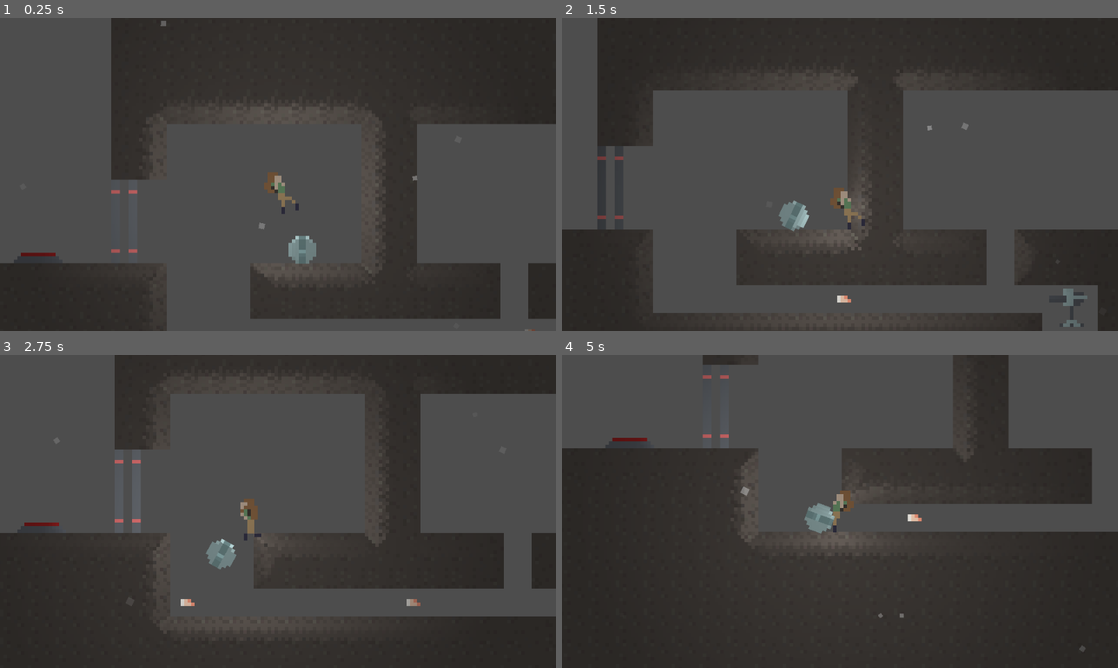
Above: before the commit, frames 1-4 (two rows, left to right).
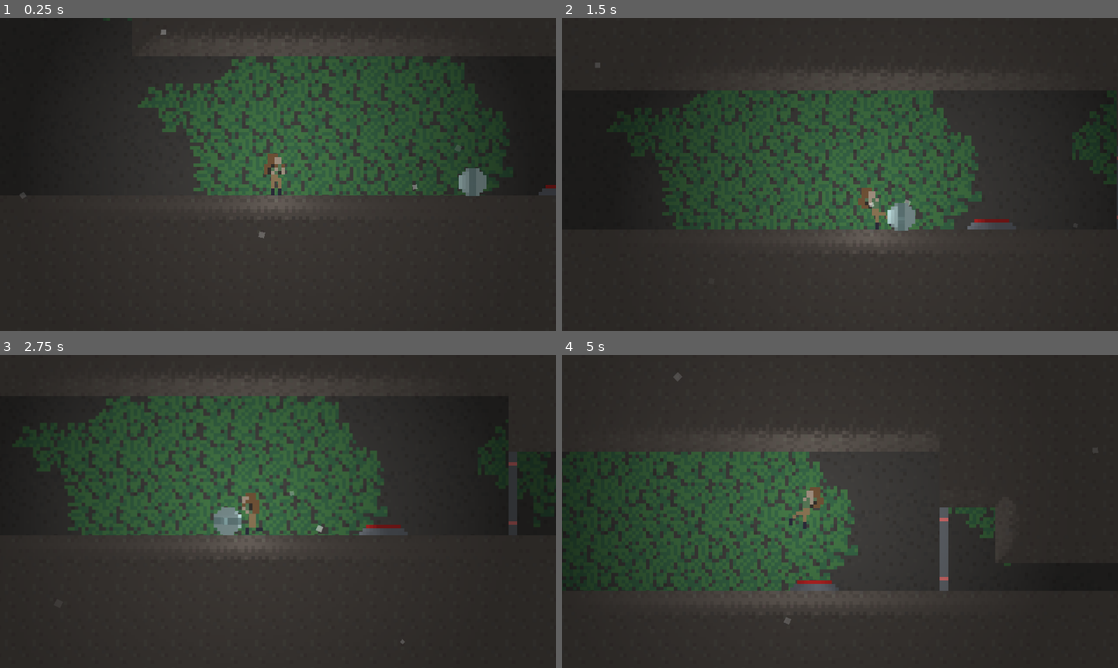
Above: after the commit, the same moments.

Repository: EpicBettaFish/trijam314
Game: Godot game, scene res://scenes/Main.tscn
The game is run twice, just before and just after one commit, with the same random seed, the same clock (stepped at 60 frames per second) and the same inputs. Sound files missing from this copy of the repository are replaced by a short silence.
Inputs:
- Up to frame 1 (0.25 s): no input
- Up to frame 2 (1.5 s): hold D (right) from 0.53 s (still down); tap Up (jump) at 0.77 s
- Up to frame 3 (2.75 s): tap Up (jump) at 1.52 s; release D (right) at 2.03 s; hold Left (left) from 2.03 s (still down)
- Up to frame 4 (5 s): release Left (left) at 2.78 s; hold D (right) 2.78-4.28 s; tap Up (jump) at 3.02, 3.77, 4.52 s; hold Left (left) from 4.28 s (still down)

The runs differ from the first frame. In frame 1, 57% of the frame differs, in the area x 0-100%, y 0-100%; in frame 2, 52%; in frame 3, 46%; in frame 4, 43%.

Commit message:
checkpoints and shit

Diff:
--- a/project.godot
+++ b/project.godot
@@ -29,6 +29,7 @@
 
 canPushButton=""
 player=""
+savesAtCheckpoints=""
 
 [input]
 
--- a/scenes/Main.tscn
+++ b/scenes/Main.tscn
@@ -1,5 +1,6 @@
-[gd_scene load_steps=27 format=4 uid="uid://cqqe16565b8em"]
-
+[gd_scene load_steps=30 format=4 uid="uid://cqqe16565b8em"]
+
+[ext_resource type="Script" uid="uid://cbvx2rat61pxa" path="res://scripts/main.gd" id="1_3p2gp"]
 [ext_resource type="Texture2D" uid="uid://cldpsq0c3g8ph" path="res://assets/sprites/tile.png" id="1_c01mt"]
 [ext_resource type="Texture2D" uid="uid://cjxtjyfuyma33" path="res://assets/sprites/tile_norm.png" id="2_nxtc6"]
 [ext_resource type="Texture2D" uid="uid://wbkve0vtr2vg" path="res://assets/sprites/background_tiles.png" id="3_jlsqs"]
@@ -9,11 +10,12 @@
 [ext_resource type="PackedScene" uid="uid://b3yg5jhjt01ub" path="res://scenes/button.tscn" id="7_nxtc6"]
 [ext_resource type="PackedScene" uid="uid://d34xe0oeosk1b" path="res://scenes/door.tscn" id="8_q8u5g"]
 [ext_resource type="PackedScene" uid="uid://cp41fugu1ykmr" path="res://scenes/cube.tscn" id="9_lhr70"]
-[ext_resource type="PackedScene" path="res://scenes/lever.tscn" id="10_lhr70"]
-[ext_resource type="PackedScene" path="res://scenes/turret.tscn" id="11_bjd11"]
+[ext_resource type="PackedScene" uid="uid://3apyyh41b6fh" path="res://scenes/lever.tscn" id="10_lhr70"]
+[ext_resource type="PackedScene" uid="uid://dd5yne12iuins" path="res://scenes/turret.tscn" id="11_bjd11"]
 [ext_resource type="PackedScene" uid="uid://deq7l2538xmmt" path="res://scenes/menu.tscn" id="11_wp0k4"]
 [ext_resource type="PackedScene" uid="uid://co2uejkkf3y16" path="res://scenes/bridgeProjector.tscn" id="12_qmy6f"]
 [ext_resource type="PackedScene" uid="uid://b0fcdj6addc4j" path="res://scenes/brokenButton.tscn" id="13_mwfav"]
+[ext_resource type="Script" uid="uid://dtewd51r4jkef" path="res://scripts/checkpoint.gd" id="16_cvmbd"]
 
 [sub_resource type="TileSetAtlasSource" id="TileSetAtlasSource_mryrf"]
 texture = ExtResource("3_jlsqs")
@@ -474,7 +476,10 @@
 [sub_resource type="RectangleShape2D" id="RectangleShape2D_3p2gp"]
 size = Vector2(13, 36)
 
+[sub_resource type="RectangleShape2D" id="RectangleShape2D_cvmbd"]
+
 [node name="BaseScene2" type="Node2D"]
+script = ExtResource("1_3p2gp")
 
 [node name="Background Parallax" type="Parallax2D" parent="."]
 scroll_scale = Vector2(0.7, 0.7)
@@ -518,7 +523,7 @@
 tile_set = SubResource("TileSet_pmxr0")
 
 [node name="Player" parent="." instance=ExtResource("6_wp0k4")]
-position = Vector2(1487, 27)
+position = Vector2(-31, 9)
 
 [node name="TEST LIGHT KILL LATER" type="PointLight2D" parent="Player"]
 position = Vector2(0, -6)
@@ -761,6 +766,30 @@
 position = Vector2(1284, 51)
 shape = SubResource("RectangleShape2D_3p2gp")
 
+[node name="Checkpoint" type="Area2D" parent="."]
+position = Vector2(-12, -27)
+collision_layer = 0
+collision_mask = 2
+script = ExtResource("16_cvmbd")
+
+[node name="CollisionShape2D" type="CollisionShape2D" parent="Checkpoint"]
+position = Vector2(3, -1)
+shape = SubResource("RectangleShape2D_cvmbd")
+
+[node name="DeathZone" type="Area2D" parent="."]
+position = Vector2(-74, 0)
+collision_layer = 0
+collision_mask = 2
+script = ExtResource("16_cvmbd")
+isDeath = true
+
+[node name="CollisionShape2D" type="CollisionShape2D" parent="DeathZone"]
+position = Vector2(3, -1)
+shape = SubResource("RectangleShape2D_cvmbd")
+
+[connection signal="body_entered" from="Checkpoint" to="Checkpoint" method="_on_body_entered"]
+[connection signal="body_entered" from="DeathZone" to="DeathZone" method="_on_body_entered"]
+
 [editable path="Elements/Turret2"]
 [editable path="Elements/Turret4"]
 [editable path="Elements/Turret3"]
--- a/scenes/brokenButton.tscn
+++ b/scenes/brokenButton.tscn
@@ -11,7 +11,7 @@
 diffuse_texture = ExtResource("2_s0pyj")
 normal_texture = ExtResource("3_yiure")
 
-[node name="BrokenButton" type="StaticBody2D"]
+[node name="BrokenButton" type="StaticBody2D" groups=["savesAtCheckpoints"]]
 script = ExtResource("1_s0pyj")
 
 [node name="CollisionPolygon2D" type="CollisionPolygon2D" parent="."]
--- a/scenes/button.tscn
+++ b/scenes/button.tscn
@@ -11,7 +11,7 @@
 diffuse_texture = ExtResource("2_rhj8v")
 normal_texture = ExtResource("3_3q610")
 
-[node name="Button" type="StaticBody2D"]
+[node name="Button" type="StaticBody2D" groups=["savesAtCheckpoints"]]
 collision_layer = 4
 script = ExtResource("1_rhj8v")
 
@@ -34,7 +34,7 @@
 [node name="BallCatch" type="StaticBody2D" parent="."]
 
 [node name="CollisionPolygon2D2" type="CollisionPolygon2D" parent="BallCatch"]
-polygon = PackedVector2Array(5, -3, 9, 0, -9, 0, -5, -3, 0, -1)
+polygon = PackedVector2Array(5, -3, 9, 0, -9, 0, -5, -3, 0, 0)
 
 [connection signal="body_entered" from="ButtonPushed" to="." method="_on_button_pushed_body_entered"]
 [connection signal="body_exited" from="ButtonPushed" to="." method="_on_button_pushed_body_exited"]
--- a/scenes/cube.tscn
+++ b/scenes/cube.tscn
@@ -13,7 +13,7 @@
 [sub_resource type="CircleShape2D" id="CircleShape2D_i7q2r"]
 radius = 4.0
 
-[node name="Cube" type="RigidBody2D" groups=["canPushButton"]]
+[node name="Cube" type="RigidBody2D" groups=["canPushButton", "savesAtCheckpoints"]]
 collision_mask = 19
 physics_material_override = SubResource("PhysicsMaterial_i7q2r")
 can_sleep = false
--- a/scenes/lever.tscn
+++ b/scenes/lever.tscn
@@ -9,7 +9,7 @@
 [sub_resource type="RectangleShape2D" id="RectangleShape2D_8di2w"]
 size = Vector2(5, 10)
 
-[node name="Lever" type="StaticBody2D"]
+[node name="Lever" type="StaticBody2D" groups=["savesAtCheckpoints"]]
 script = ExtResource("1_qxmkn")
 
 [node name="LeverHandle" type="Area2D" parent="."]
--- a/scripts/broken_button.gd
+++ b/scripts/broken_button.gd
@@ -3,8 +3,25 @@
 @export var connectedNode: Node
 @onready var sprite = $Sprite
 
+var activated = false
+var savedActivatedState = false
+
 func _on_button_pushed_body_entered(body: Node2D) -> void:
 	if body.is_in_group("player"):
 		if Singleton.player_size == 2:
+			activated = true
 			connectedNode.activate()
 			sprite.frame = 1
+
+func saveCheckpoint() -> void:
+	savedActivatedState = activated
+
+func loadCheckpoint() -> void:
+	if savedActivatedState == true:
+		activated = true
+		connectedNode.activate()
+		sprite.frame = 1
+	else:
+		activated = false
+		sprite.frame = 0
+		connectedNode.deactivate()
--- a/scripts/button.gd
+++ b/scripts/button.gd
@@ -4,11 +4,15 @@
 @onready var sprite = $Sprite
 var itemsPushingButton: int = 0
 
+var activated
+var savedActivatedState
+
 func _on_button_pushed_body_entered(body: Node2D) -> void:
 	if body.is_in_group("canPushButton"):
 		itemsPushingButton += 1
 		if itemsPushingButton == 1:
 			connectedNode.activate()
+			activated = true
 			sprite.frame = 1
 
 func _on_button_pushed_body_exited(body: Node2D) -> void:
@@ -16,4 +20,19 @@
 		itemsPushingButton -= 1
 		if itemsPushingButton == 0:
 			connectedNode.deactivate()
+			activated = false
 			sprite.frame = 0
+
+
+func saveCheckpoint() -> void:
+	savedActivatedState = activated
+
+func loadCheckpoint() -> void:
+	if savedActivatedState == true:
+		connectedNode.activate()
+		activated = true
+		sprite.frame = 1
+	else:
+		connectedNode.deactivate()
+		activated = false
+		sprite.frame = 0
--- /dev/null
+++ b/scripts/checkpoint.gd
@@ -0,0 +1,12 @@
+extends Area2D
+
+@export var isDeath = false
+
+
+func _on_body_entered(body: Node2D) -> void:
+	if body.is_in_group("player"):
+		if !isDeath:
+			get_parent().checkpoint()
+			queue_free()
+		else:
+			get_parent().die()
--- a/scripts/cube.gd
+++ b/scripts/cube.gd
@@ -1,4 +1,6 @@
 extends RigidBody2D
+
+var savedPos
 
 func _on_left_body_entered(body: Node2D) -> void:
 	if body != self:
@@ -11,3 +13,10 @@
 		angular_velocity -= 35
 		linear_velocity.x += 100
 		linear_velocity.y -= 40
+
+func saveCheckpoint() -> void:
+	savedPos = global_position
+
+func loadCheckpoint() -> void:
+	global_transform.origin = savedPos
+	linear_velocity = Vector2(0,0)
--- a/scripts/door.gd
+++ b/scripts/door.gd
@@ -2,6 +2,7 @@
 
 var tween
 @onready var doorCollider = $Collider
+
 
 func activate() -> void:
 	$Collider/Sprite2D.frame = 1
--- a/scripts/lever.gd
+++ b/scripts/lever.gd
@@ -1,9 +1,28 @@
 extends StaticBody2D
 
 @export var connectedNode: Node
+var activated = false
+
+var savedActivatedState = false
 
 func _on_lever_handle_body_entered(body: Node2D) -> void:
 	if body.is_in_group("canPushButton"):
 		$LeverBase.frame = 1
+		activated = true
 		connectedNode.activate()
-		$LeverHandle/CollisionShape2D.queue_free()
+		$LeverHandle/CollisionShape2D.set_deferred("disabled", true)
+
+func saveCheckpoint() -> void:
+	savedActivatedState = activated
+
+func loadCheckpoint() -> void:
+	if savedActivatedState == false:
+		$LeverBase.frame = 0
+		activated = false
+		connectedNode.deactivate()
+		$LeverHandle/CollisionShape2D.set_deferred("disabled", false)
+	else:
+		$LeverBase.frame = 1
+		activated = true
+		connectedNode.activate()
+		$LeverHandle/CollisionShape2D.set_deferred("disabled", true)
--- /dev/null
+++ b/scripts/main.gd
@@ -0,0 +1,19 @@
+extends Node2D
+@onready var elementsParent = $Elements
+
+var savedPlayerPos = Vector2(0,0)
+
+func _ready() -> void:
+	checkpoint()
+
+func checkpoint() -> void:
+	savedPlayerPos = $Player.global_position
+	for i in elementsParent.get_children():
+		if i.is_in_group("savesAtCheckpoints"):
+			i.saveCheckpoint()
+
+func die() -> void:
+	$Player.global_position = savedPlayerPos
+	for i in elementsParent.get_children():
+		if i.is_in_group("savesAtCheckpoints"):
+			i.loadCheckpoint()
Not shown, added: scripts/checkpoint.gd.uid
Not shown, added: scripts/main.gd.uid
